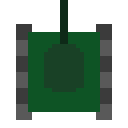
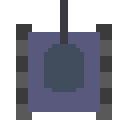
Before/after of a 128x128 layered artwork. What changed in the layer stack:
painted on "Background" over left=28, top=0, right=100, bottom=112
